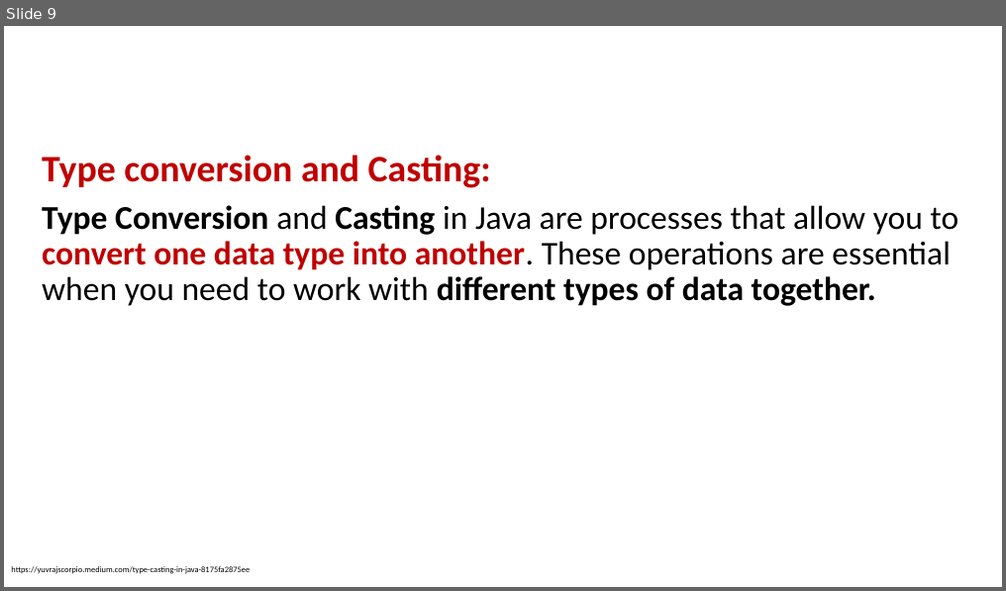
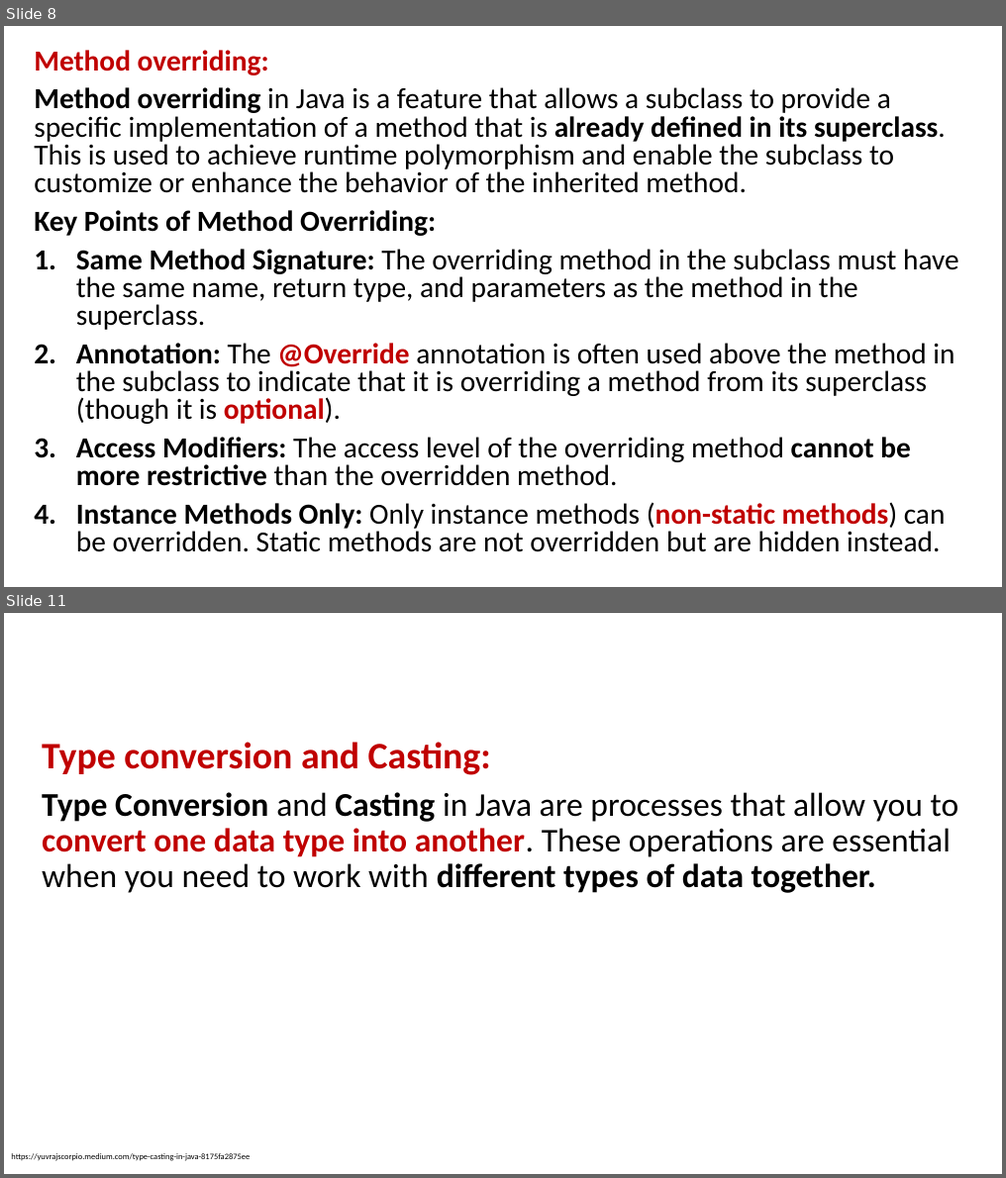
Before and after one commit to PRAMOD-VISHNU-NAIK/MCA-2nd-Sem-Shridevi-College, a slide deck: Theory Class-Notes/New.pptx. Shown one above the other, each under a label of ours: slide 9 before the commit, slides 8 and 11 after it; the slides between them are not shown. The pictures are 1006x591 and 1006x1178 pixels, drawn with LibreOffice and Linux fonts; fonts in the diff are those of the drawing. Boxes give left, top, right and bottom in pixels: in the first picture for what was removed or moved away, otherwise in the second. Text is boxed around its words. In the diff, an @@ line names an element or a change of style, - is before the commit and + after.

```diff
--- a/Theory Class-Notes/New.pptx
+++ b/Theory Class-Notes/New.pptx
@@ slide 8 added at bbox=[4, 26, 1002, 587], background #FFFFFF @@
@@ text added at bbox=[34, 50, 959, 553], 28 pt, text #000000 @@
+Method overriding:
+Method overriding in Java is a feature that allows a subclass to provide a specific implementation of a method that is already defined in its superclass. This is used to achieve runtime polymorphism and enable the subclass to customize or enhance the behavior of the inherited method.
+Key Points of Method Overriding:
+1. Same Method Signature: The overriding method in the subclass must have the same name, return type, and parameters as the method in the superclass.
+2. Annotation: The @Override annotation is often used above the method in the subclass to indicate that it is overriding a method from its superclass (though it is optional).
+3. Access Modifiers: The access level of the overriding method cannot be more restrictive than the overridden method.
+4. Instance Methods Only: Only instance methods (non-static methods) can be overridden. Static methods are not overridden but are hidden instead.
@@ what was slide 9 is now slide 11 @@
```
Also in this commit, not shown: 1 slide changed, 14 other slides added, 2 other files.
